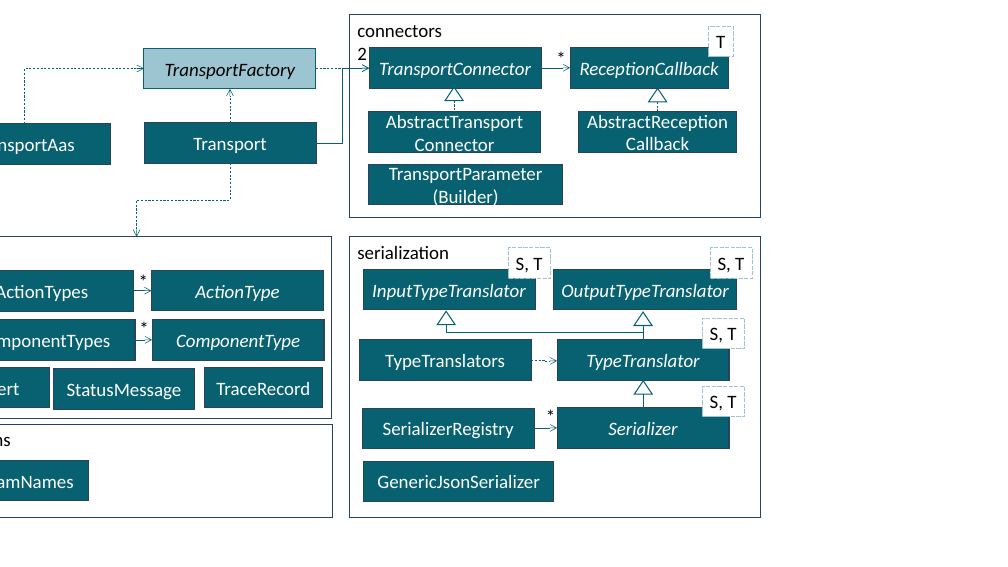
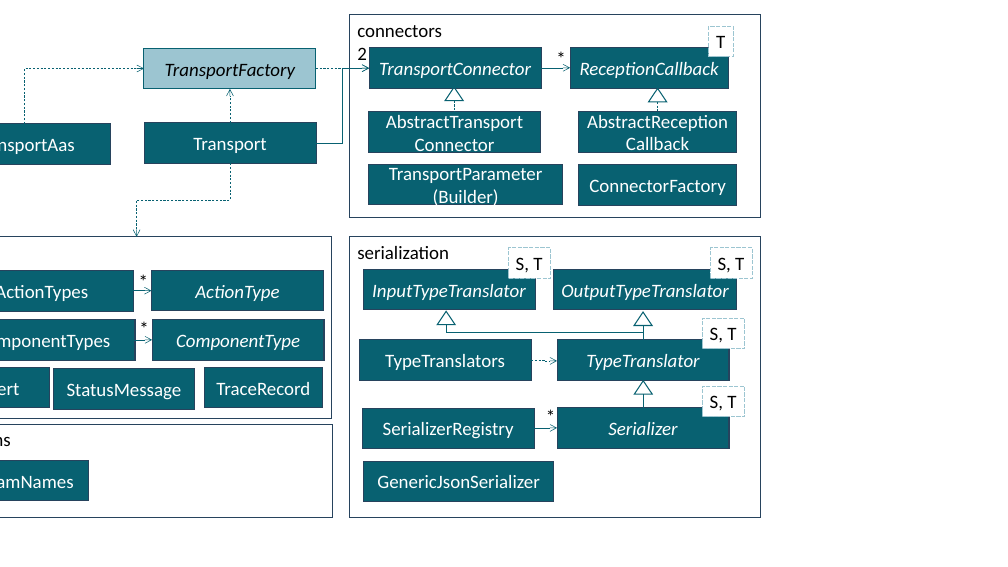
Before and after one commit to iip-ecosphere/platform, a slide deck: slide 7 of platform/documentation/src/HandbookFigures.pptx. Drawn at 1008x567 pixels with LibreOffice and Linux fonts; fonts in the diff are those of the drawing. Boxes give left, top, right and bottom in pixels: in the first picture for what was removed or moved away, otherwise in the second. Text is boxed around its words. In the diff, an @@ line names an element or a change of style, - is before the commit and + after.

```diff
--- a/platform/documentation/src/HandbookFigures.pptx
+++ b/platform/documentation/src/HandbookFigures.pptx
@@ rectangle added at (x1=578, y1=165, x2=737, y2=206), fill #086171, outline #28445D 1 pt, 18 pt, text #FFFFFF @@
+ConnectorFactory
```
Also in this commit, not shown: 1 other slide changed, 9 other files.
